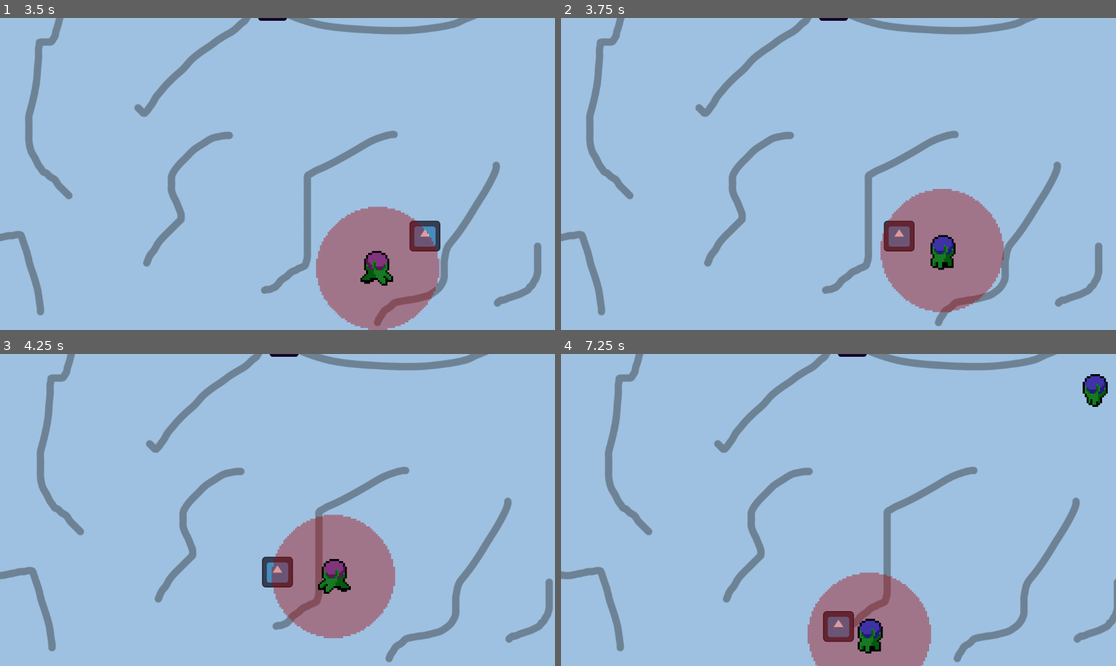
Above: before the commit, frames 1-4 (two rows, left to right).
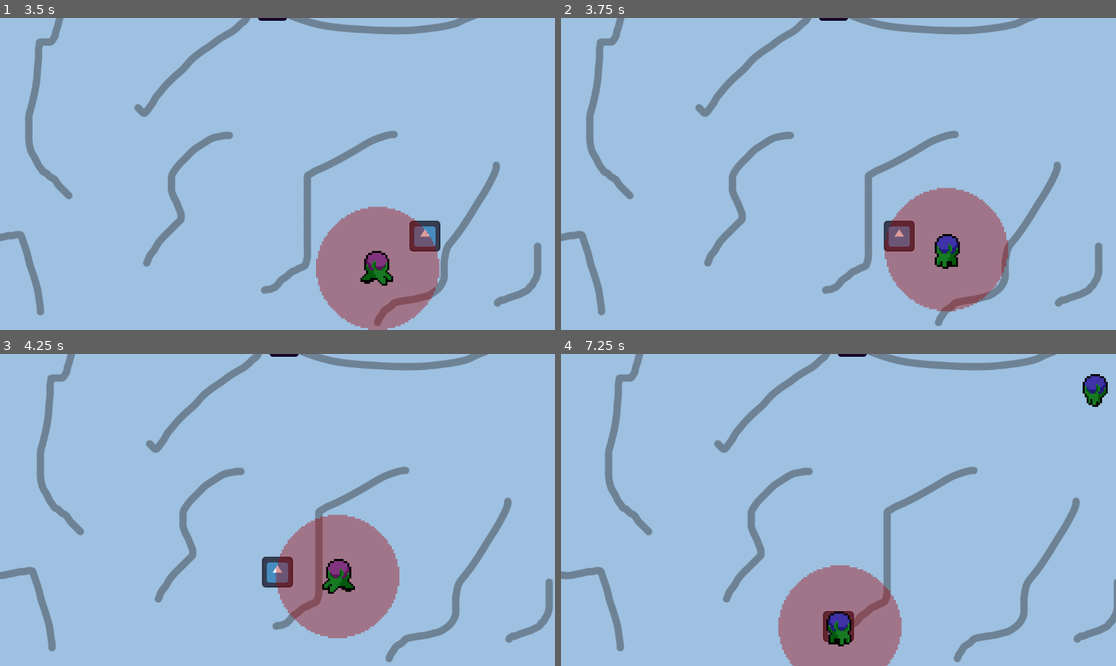
Above: after the commit, the same moments.

Repository: SleepyStudios/SummonerSurvivor
Game: Godot game, scene res://scenes/main.tscn
The game is run twice, just before and just after one commit, with the same random seed, the same clock (stepped at 60 frames per second) and the same inputs. The engine's default icon, where the game draws it, is replaced by a stand-in: a white triangle on a blue panel in a dark square.
Inputs:
- Up to frame 1 (3.5 s): tap Enter at 0.5 s; hold Right (right) 0.53-1.28 s; tap Space (dash) every 0.75 s from 0.6 to 2.85 s; hold Down (down) 1.28-2.03 s; hold Right (right) 2.03-2.78 s; hold X (upgrade, bound only after the commit) from 2.78 s (still down)
- Up to frame 2 (3.75 s): release X (upgrade, bound only after the commit) at 3.53 s; hold Left (left) from 3.53 s (still down); tap Space (dash) at 3.6 s
- Up to frame 3 (4.25 s): keep holding Left (left)
- Up to frame 4 (7.25 s): tap Space (dash) every 0.75 s from 4.35 to 6.6 s; release Left (left) at 5.03 s; hold Down (down) 5.03-5.78 s; hold Right (right) 5.78-6.53 s; hold X (upgrade, bound only after the commit) from 6.53 s (still down)

Frame 1 is identical in both runs. In frame 2, 1.1% of the frame differs, in the area x 57-81%, y 54-95%; in frame 3, 1.1%; in frame 4, 4.2%, in the area x 39-67%, y 67-100%.

Commit message:
upgrading soul capacity

Diff:
--- a/project.godot
+++ b/project.godot
@@ -46,3 +46,8 @@
 "events": [Object(InputEventKey,"resource_local_to_scene":false,"resource_name":"","device":-1,"window_id":0,"alt_pressed":false,"shift_pressed":false,"ctrl_pressed":false,"meta_pressed":false,"pressed":false,"keycode":0,"physical_keycode":32,"key_label":0,"unicode":32,"echo":false,"script":null)
 ]
 }
+upgrade={
+"deadzone": 0.5,
+"events": [Object(InputEventKey,"resource_local_to_scene":false,"resource_name":"","device":-1,"window_id":0,"alt_pressed":false,"shift_pressed":false,"ctrl_pressed":false,"meta_pressed":false,"pressed":false,"keycode":0,"physical_keycode":88,"key_label":0,"unicode":120,"echo":false,"script":null)
+]
+}
--- a/scenes/bomber.tscn
+++ b/scenes/bomber.tscn
@@ -139,12 +139,12 @@
 }]
 
 [sub_resource type="CircleShape2D" id="CircleShape2D_dfriu"]
-radius = 128.0
+radius = 120.0
 
 [node name="Bomber" type="CharacterBody2D"]
 position = Vector2(80, 80)
 collision_layer = 2
-collision_mask = 6
+collision_mask = 2
 motion_mode = 1
 script = ExtResource("1_oushq")
 
--- a/scenes/monument.tscn
+++ b/scenes/monument.tscn
@@ -33,6 +33,7 @@
 
 [node name="InteractableArea" type="Area2D" parent="."]
 position = Vector2(2.08165e-12, 40)
+collision_layer = 4
 collision_mask = 4
 
 [node name="CollisionShape2D" type="CollisionShape2D" parent="InteractableArea"]
--- a/scripts/creature.gd
+++ b/scripts/creature.gd
@@ -3,7 +3,7 @@
 @export var kill_points: int
 @export var speed = 250.0
 
-@onready var player: CharacterBody2D = $"../../Player"
+@onready var player: Player = $"../../Player"
 
 var soul_pickup = preload ("res://scenes/soul_pickup.tscn")
 
--- a/scripts/monument.gd
+++ b/scripts/monument.gd
@@ -1,12 +1,33 @@
 extends StaticBody2D
 
 @onready var label: Label = $"Label"
+@onready var player: Player = $"../../Player"
+
+const UPGRADE_TIERS = [3, 5, 10, 20, 40]
+var current_upgrade_tier = 0
 
 func _ready() -> void:
 	label.visible = false
 
+func _current_upgrade_requirement() -> int:
+	return UPGRADE_TIERS[current_upgrade_tier]
+
+func _update_label_text() -> void:
+	label.text = "[X] OFFER %s SOULS" % [_current_upgrade_requirement()] if _can_upgrade() else "NEED %s SOULS" % [_current_upgrade_requirement() - player.souls]
+
+func _can_upgrade() -> bool:
+	return player.souls >= _current_upgrade_requirement()
+
 func _on_interactable_area_body_entered(_body: Node2D) -> void:
+	_update_label_text()
 	label.visible = true
 
 func _on_interactable_area_body_exited(_body: Node2D) -> void:
 	label.visible = false
+
+func _process(_delta: float) -> void:
+	if Input.is_action_just_pressed("upgrade") and _can_upgrade():
+		player.on_upgrade_soul_capacity(_current_upgrade_requirement())
+
+		if current_upgrade_tier < UPGRADE_TIERS.size() - 1:
+			current_upgrade_tier += 1
--- a/scripts/player.gd
+++ b/scripts/player.gd
@@ -1,4 +1,4 @@
-extends CharacterBody2D
+class_name Player extends CharacterBody2D
 
 const BASE_SPEED = 300.0
 const DASH_SPEED = 1500.0
@@ -11,8 +11,9 @@
 
 var speed = BASE_SPEED
 var can_dash = true
-var souls = 0
+var souls = 5
 var health = 10
+var max_soul_capacity = 10
 
 func _ready() -> void:
 	var rect: Rect2 = bg.get_rect()
@@ -29,9 +30,6 @@
 	velocity = input_direction * speed
 
 	if can_dash and Input.is_action_just_pressed("dash"):
-		# exclude layer 3
-		collision_layer &= ~(1 << 2)
-
 		speed = DASH_SPEED
 		can_dash = false
 		dash_timer.start()
@@ -41,9 +39,6 @@
 	move_and_slide()
 
 func _on_dash_timer_timeout() -> void:
-	# include layer 3
-	collision_layer |= 1 << 2
-
 	speed = BASE_SPEED
 	dash_cooldown_timer.start()
 
@@ -57,3 +52,11 @@
 func on_pickup_soul() -> void:
 	souls += 1
 	print("new souls: %s" % [souls])
+
+func on_upgrade_soul_capacity(requirement: int) -> void:
+	souls -= requirement
+	max_soul_capacity += 10
+	print("upgraded soul capacity to: %s" % [max_soul_capacity])
+
+func can_pickup_souls() -> bool:
+	return souls < max_soul_capacity
--- a/scripts/soul_pickup.gd
+++ b/scripts/soul_pickup.gd
@@ -3,11 +3,14 @@
 const ATTRACTION_DISTANCE = 220
 const MAX_SPEED = 360
 
-@onready var player: CharacterBody2D = $"../Player"
+@onready var player: Player = $"../Player"
 
 var velocity: Vector2
 
 func _get_speed() -> float:
+	if not player.can_pickup_souls():
+		return 0
+
 	var distance = position.distance_to(player.position)
 	return lerp(MAX_SPEED, 16, clamp(distance / ATTRACTION_DISTANCE, 0, 1))
 
@@ -18,6 +21,6 @@
 	position += velocity * _delta
 
 func _on_area_2d_body_entered(body: Node2D) -> void:
-	if body.is_in_group("player"):
+	if body.is_in_group("player") and player.can_pickup_souls():
 		player.on_pickup_soul()
 		queue_free()
